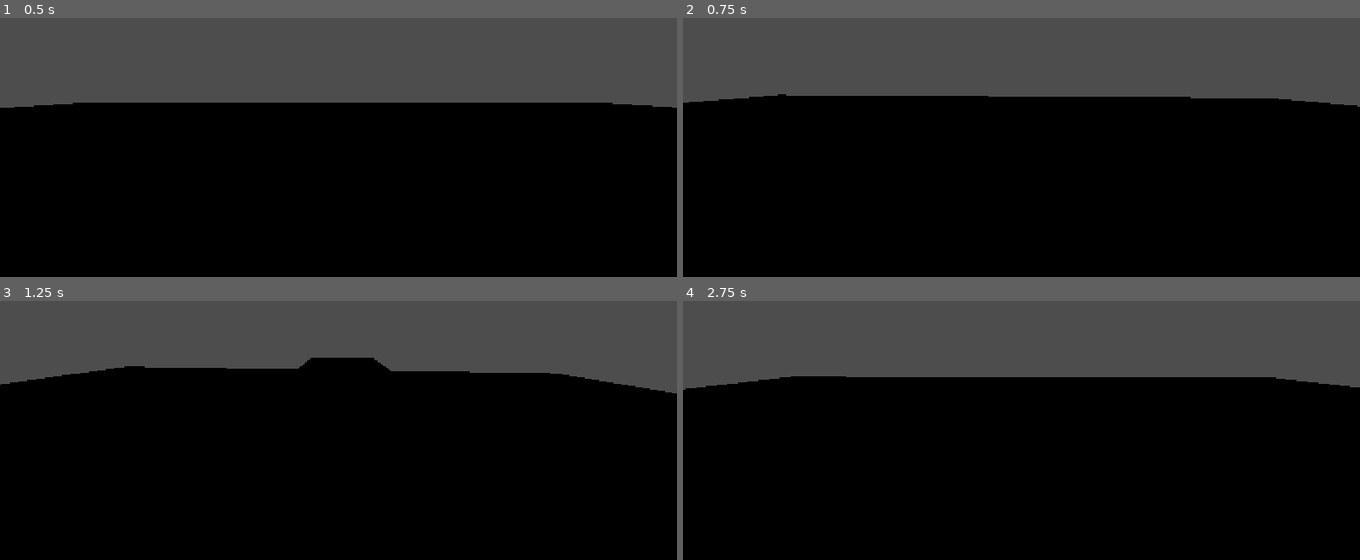
Above: before the commit, frames 1-4 (two rows, left to right).
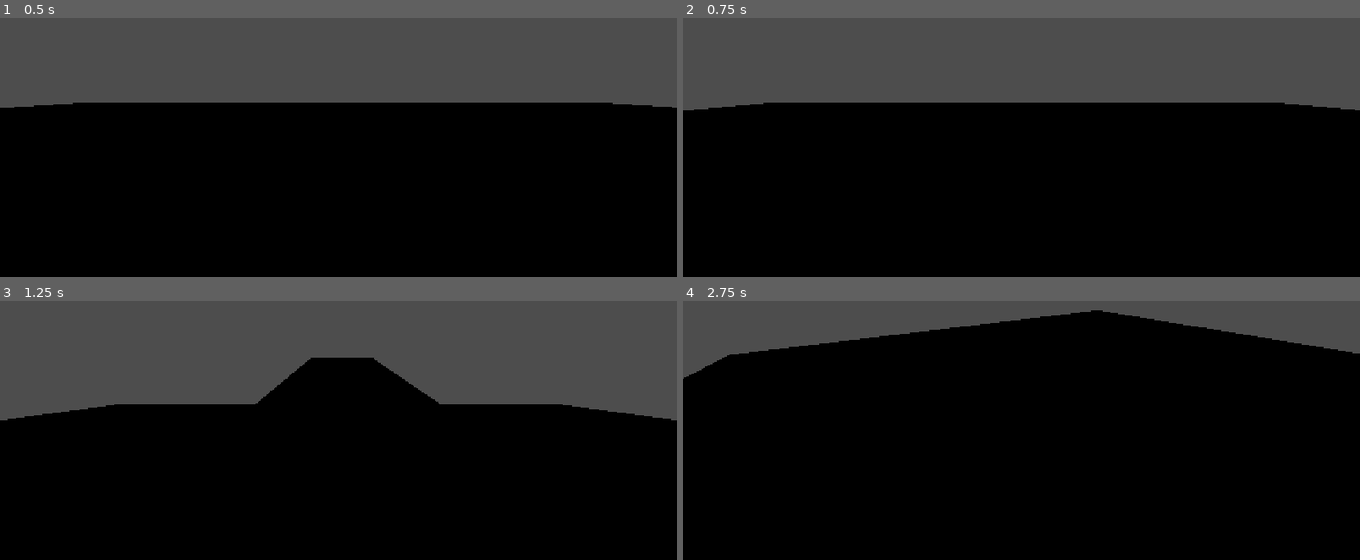
Above: after the commit, the same moments.

Repository: Noa-Uden-H/arcaderacing
Game: Godot game, scene res://Scenes/main.tscn
Two runs of this game, one before a commit and one after it. Both use one fixed random seed, a clock stepped at 60 frames per second and the inputs below.
Inputs:
- Up to frame 1 (0.5 s): no input
- Up to frame 2 (0.75 s): tap Enter at 0.5 s; hold W (accelerate, bound only after the commit) from 0.53 s (still down); tap C (camera) at 0.6 s
- Up to frame 3 (1.25 s): keep holding W (accelerate, bound only after the commit)
- Up to frame 4 (2.75 s): release W (accelerate, bound only after the commit) at 1.28 s; hold Space (brake, bound only after the commit) 1.28-2.03 s; tap C (camera) at 1.35, 2.1 s; hold W (accelerate, bound only after the commit) from 2.03 s (still down)

Frame 1 is identical in both runs. In frame 2, 2.3% of the frame differs, in the area x 0-100%, y 29-36%; in frame 3, 10%; in frame 4, 17%, in the area x 0-100%, y 3-35%.

Commit message:
Accelerate, revers and brake

Diff:
--- a/Car/bus.tscn
+++ b/Car/bus.tscn
@@ -109,3 +109,6 @@
 
 [node name="farchase" type="Marker3D" parent="." unique_id=2053075913]
 transform = Transform3D(-1, 3.694646e-08, -7.923193e-08, 0, 0.9063077, 0.42261824, 8.742278e-08, 0.42261824, -0.9063077, 0, 10, -20)
+
+[node name="TESTCAM" type="Marker3D" parent="." unique_id=630248962]
+transform = Transform3D(-0.837604, -0.23086701, 0.4950959, 3.5527137e-15, 0.90630764, 0.4226182, -0.5462779, 0.3539867, -0.7591269, 18.24139, 10, -20)
--- a/Car/vehicle.gd
+++ b/Car/vehicle.gd
@@ -2,17 +2,17 @@
 
 const STEER_SPEED: float = 1.0
 const STEER_LIMIT: float = 0.4
-const BRAKE_STRENGTH: float = 0.5
+const BRAKE_STRENGTH: float = 300
 
 @onready var driven_wheels = [$RR,$LR]
 @onready var steering_wheels = [$FR,$FL]
 
-@onready var cams = [$cockpit,$closechase,$farchase]
-@onready var current_cam = 0
+@onready var cams = [$cockpit,$closechase,$farchase,$TESTCAM]
+var current_cam = 0
 var cam_transition_speed: float = 2.5
 
 var steer_target: float = 0.0
-var engine_power: float = 40.0
+var ENGINE_POWER: float = 20000.0
 
 # Called when the node enters the scene tree for the first time.
 func _ready() -> void:
@@ -26,6 +26,18 @@
 
 # Called every frame. 'delta' is the elapsed time since the previous frame.
 func _physics_process(delta: float) -> void:
+	if Input.is_action_pressed("accelerate"):
+		engine_force = ENGINE_POWER
+	elif Input.is_action_pressed("reverse") and not is_moving_forwards():
+		engine_force = -ENGINE_POWER * 0.5
+	else:
+		engine_force = 0
+
+	if Input.is_action_pressed("brake"):
+		brake = BRAKE_STRENGTH
+	else:
+		brake = 0
+
 	if Input.is_action_just_pressed("camera"):
 		current_cam = (current_cam + 1) % len(cams)
 	change_cam(delta)
@@ -34,3 +46,9 @@
 func change_cam(delta) -> void:
 	var weight = 1 - exp(-cam_transition_speed * delta)
 	$Camera.transform = $Camera.transform.interpolate_with(cams[current_cam].transform, weight)
+
+
+func is_moving_forwards() -> bool:
+	var forward_vec = global_transform.basis.z #Forward vector is +z
+	var forward_speed = linear_velocity.dot(forward_vec) #How much velocity is in forward direction?
+	return forward_speed > 0.5
--- a/project.godot
+++ b/project.godot
@@ -27,6 +27,23 @@
 "events": [Object(InputEventKey,"resource_local_to_scene":false,"resource_name":"","device":-1,"window_id":0,"alt_press …(191 unchanged characters)…
 ]
 }
+accelerate={
+"deadzone": 0.2,
+"events": [Object(InputEventKey,"resource_local_to_scene":false,"resource_name":"","device":-1,"window_id":0,"alt_pressed":false,"shift_pressed":false,"ctrl_pressed":false,"meta_pressed":false,"pressed":false,"keycode":0,"physical_keycode":87,"key_label":0,"unicode":119,"location":0,"echo":false,"script":null)
+, Object(InputEventKey,"resource_local_to_scene":false,"resource_name":"","device":-1,"window_id":0,"alt_pressed":false,"shift_pressed":false,"ctrl_pressed":false,"meta_pressed":false,"pressed":false,"keycode":0,"physical_keycode":4194320,"key_label":0,"unicode":0,"location":0,"echo":false,"script":null)
+]
+}
+reverse={
+"deadzone": 0.2,
+"events": [Object(InputEventKey,"resource_local_to_scene":false,"resource_name":"","device":-1,"window_id":0,"alt_pressed":false,"shift_pressed":false,"ctrl_pressed":false,"meta_pressed":false,"pressed":false,"keycode":0,"physical_keycode":83,"key_label":0,"unicode":115,"location":0,"echo":false,"script":null)
+, Object(InputEventKey,"resource_local_to_scene":false,"resource_name":"","device":-1,"window_id":0,"alt_pressed":false,"shift_pressed":false,"ctrl_pressed":false,"meta_pressed":false,"pressed":false,"keycode":0,"physical_keycode":4194322,"key_label":0,"unicode":0,"location":0,"echo":false,"script":null)
+]
+}
+brake={
+"deadzone": 0.2,
+"events": [Object(InputEventKey,"resource_local_to_scene":false,"resource_name":"","device":-1,"window_id":0,"alt_pressed":false,"shift_pressed":false,"ctrl_pressed":false,"meta_pressed":false,"pressed":false,"keycode":0,"physical_keycode":32,"key_label":0,"unicode":32,"location":0,"echo":false,"script":null)
+]
+}
 
 [physics]
 
